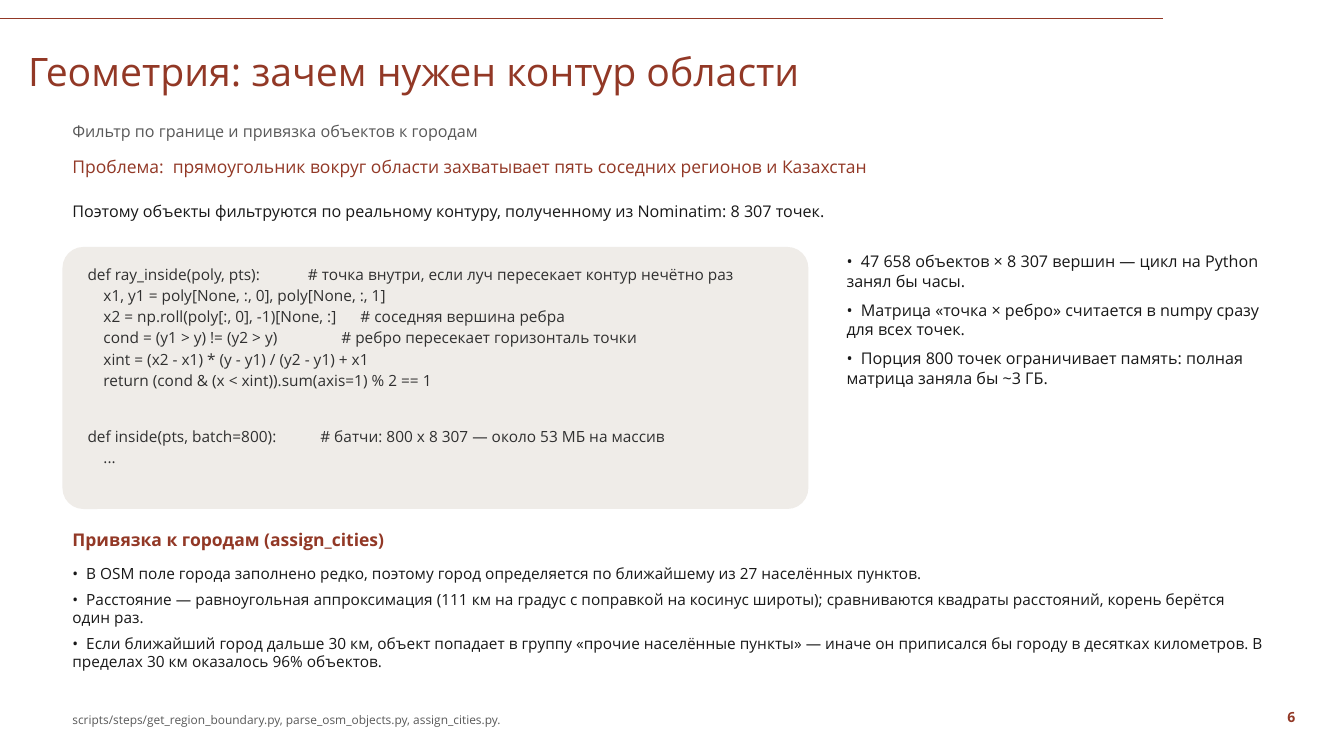
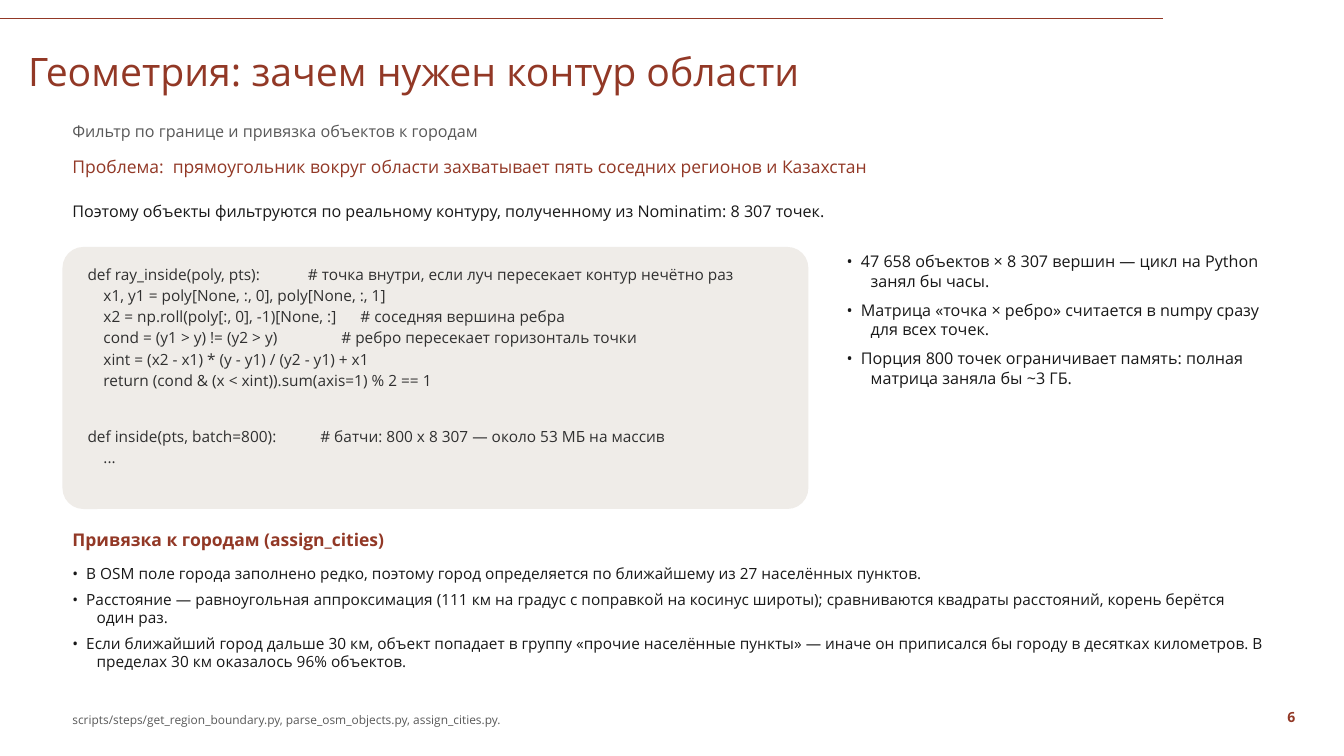
Before and after one commit to Seabas1/Analysis-of-regions, a slide deck: slide 6 of Саратовская_область_презентация_СПбГУ.pptx. Drawn at 1344x756 pixels with LibreOffice and Linux fonts; fonts in the diff are those of the drawing; background and template pictures are left out. Boxes give left, top, right and bottom in pixels: in the first picture for what was removed or moved away, otherwise in the second. Text is boxed around its words. In the diff, an @@ line names an element or a change of style, - is before the commit and + after.

```diff
--- a/Саратовская_область_презентация_СПбГУ.pptx
+++ b/Саратовская_область_презентация_СПбГУ.pptx
@@ text "• 47 658 объектов × ..." at [861, 254, 1259, 388]: indent changed @@
@@ text "• В OSM поле города ..." at [86, 567, 1262, 671]: indent changed @@
```
Also in this commit, not shown: 10 other slides changed, 2 other files.
